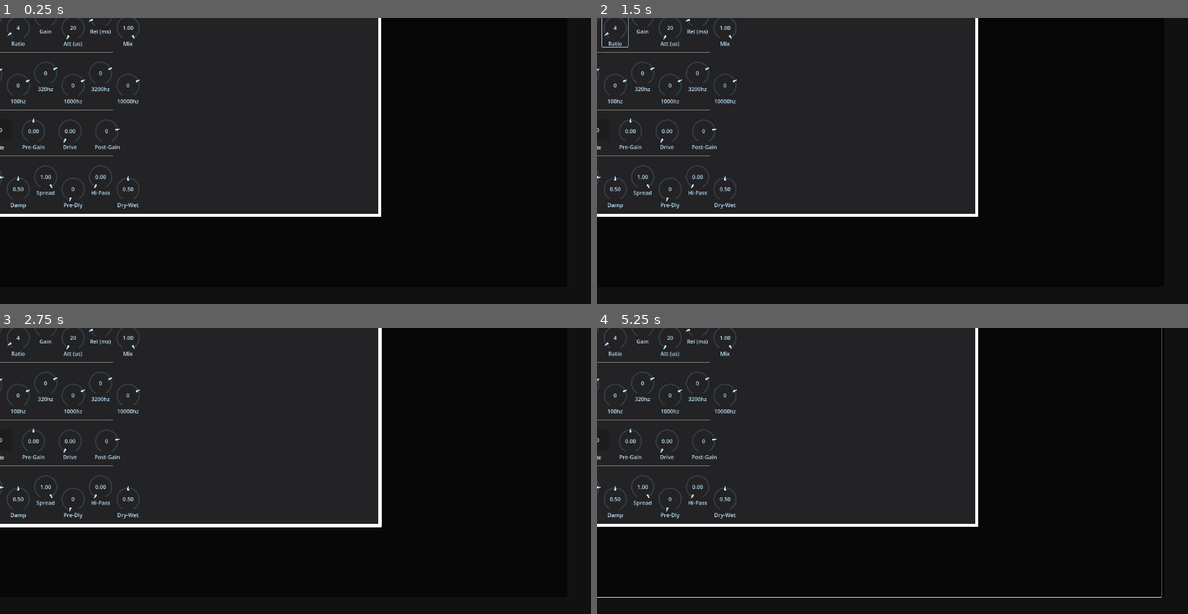
Above: before the commit, frames 1-4 (two rows, left to right).
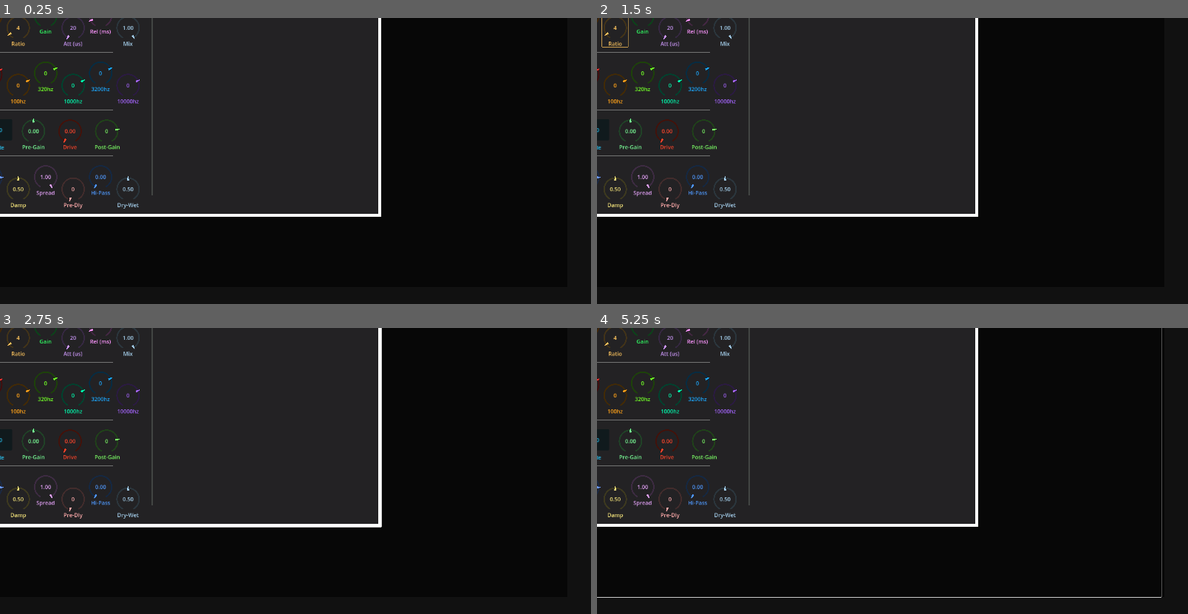
Above: after the commit, the same moments.

Repository: JulienToumieh/bsteppr
Game: Godot game, scene res://scenes/settings_popup.tscn
The game is run twice, just before and just after one commit, with the same random seed, the same clock (stepped at 60 frames per second) and the same inputs. This scene is started directly instead of the project's main scene.
Inputs (mouse positions are in pixels of both pictures, inside the frame that each line leads up to):
- Up to frame 1 (0.25 s): no input
- Up to frame 2 (1.5 s): click (750, 92) at 0.5 s; click (614, 32) at 1.27 s
- Up to frame 3 (2.75 s): click (153, 402) at 2 s
- Up to frame 4 (5.25 s): click (614, 342) at 2.77 s; click (750, 402) at 3.5 s; click (614, 342) at 4.27 s; tap Enter at 5 s; move the mouse to (1022, 456) at 5.02 s; tap Space (start-stop) at 5.1 s; click (1022, 456) at 5.17 s

The runs differ from the first frame. In frame 1, 1.3% of the frame differs, in the area x 0-26%, y 0-67%; in frame 2, 1.3%; in frame 3, 1.3%; in frame 4, 1.3%.
Error in both runs: Attempt to call function 'updateTrackerPos' in base 'null instance' on a null instance. (res://Globals.gd:207)

Commit message:
Colorful fx knobs

Diff:
--- a/components/knob.tscn
+++ b/components/knob.tscn
@@ -5,7 +5,7 @@
 [ext_resource type="Texture2D" uid="uid://ddwodawk8kg6l" path="res://assets/knob arrow.svg" id="3_rmk36"]
 
 [node name="Knob" type="Node2D"]
-modulate = Color(0.73251, 0.891023, 1, 1)
+modulate = Color(0.647767, 0.812602, 0.925926, 1)
 scale = Vector2(0.65, 0.65)
 script = ExtResource("1_hcu6u")
 
--- a/scenes/settings_popup.tscn
+++ b/scenes/settings_popup.tscn
@@ -56,7 +56,7 @@
 position = Vector2(-24, 33)
 
 [node name="enabledVis" type="Sprite2D" parent="Compressor"]
-modulate = Color(0.250419, 0.654321, 0.609443, 1)
+modulate = Color(0.32556, 0.647101, 0.73251, 1)
 position = Vector2(-492, -217)
 scale = Vector2(72, 48)
 texture = ExtResource("1_qnq13")
@@ -70,6 +70,7 @@
 flat = true
 
 [node name="Thresh" parent="Compressor" instance=ExtResource("3_go0pl")]
+modulate = Color(1, 0.618402, 0.164609, 1)
 position = Vector2(-400, -232)
 fxName = "Compressor"
 fxAttr = "threshold"
@@ -78,6 +79,7 @@
 defaultVal = 0.0
 
 [node name="Ratio" parent="Compressor" instance=ExtResource("3_go0pl")]
+modulate = Color(1, 0.774577, 0.37037, 1)
 position = Vector2(-328, -200)
 fxName = "Compressor"
 fxAttr = "ratio"
@@ -85,6 +87,7 @@
 defaultVal = 4.0
 
 [node name="Gain" parent="Compressor" instance=ExtResource("3_go0pl")]
+modulate = Color(0.1893, 1, 0.389473, 1)
 position = Vector2(-256, -232)
 fxName = "Compressor"
 fxAttr = "gain"
@@ -93,6 +96,7 @@
 defaultVal = 0.0
 
 [node name="Att (us)" parent="Compressor" instance=ExtResource("3_go0pl")]
+modulate = Color(0.82142, 0.609053, 1, 1)
 position = Vector2(-184, -200)
 fxName = "Compressor"
 fxAttr = "attack_us"
@@ -101,6 +105,7 @@
 defaultVal = 20.0
 
 [node name="Rel (ms)" parent="Compressor" instance=ExtResource("3_go0pl")]
+modulate = Color(0.994919, 0.588477, 1, 1)
 position = Vector2(-112, -232)
 fxName = "Compressor"
 fxAttr = "release_ms"
@@ -125,7 +130,7 @@
 position = Vector2(-24, 320)
 
 [node name="enabledVis" type="Sprite2D" parent="Distortion"]
-modulate = Color(0.250419, 0.654321, 0.609443, 1)
+modulate = Color(0.855967, 0.271841, 0.207827, 1)
 position = Vector2(-492, -216)
 scale = Vector2(72, 48)
 texture = ExtResource("1_qnq13")
@@ -139,6 +144,7 @@
 flat = true
 
 [node name="Pre-Gain" parent="Distortion" instance=ExtResource("3_go0pl")]
+modulate = Color(0.477366, 1, 0.593507, 1)
 position = Vector2(-288, -216)
 fxName = "Distortion"
 fxAttr = "pre_gain"
@@ -147,6 +153,7 @@
 defaultVal = 0.0
 
 [node name="Drive" parent="Distortion" instance=ExtResource("3_go0pl")]
+modulate = Color(1, 0.267744, 0.164609, 1)
 position = Vector2(-192, -216)
 fxName = "Distortion"
 fxAttr = "drive"
@@ -154,6 +161,7 @@
 defaultVal = 0.0
 
 [node name="Post-Gain" parent="Distortion" instance=ExtResource("3_go0pl")]
+modulate = Color(0.488188, 1, 0.399177, 1)
 position = Vector2(-96, -216)
 fxName = "Distortion"
 fxAttr = "post_gain"
@@ -162,6 +170,7 @@
 defaultVal = 0.0
 
 [node name="bDistMode" type="Button" parent="Distortion"]
+modulate = Color(0.160494, 0.803079, 1, 1)
 offset_left = -424.0
 offset_top = -248.0
 offset_right = -344.0
@@ -172,6 +181,7 @@
 fxAttr = "mode"
 
 [node name="Label" type="Label" parent="Distortion"]
+modulate = Color(0.160494, 0.803079, 1, 1)
 offset_left = -416.0
 offset_top = -184.0
 offset_right = -352.0
@@ -191,7 +201,7 @@
 position = Vector2(-24, 184)
 
 [node name="enabledVis" type="Sprite2D" parent="EQ"]
-modulate = Color(0.250419, 0.654321, 0.609443, 1)
+modulate = Color(0.230995, 0.63786, 0.441962, 1)
 position = Vector2(-492, -216)
 scale = Vector2(72, 48)
 texture = ExtResource("1_qnq13")
@@ -205,6 +215,7 @@
 flat = true
 
 [node name="32hz" parent="EQ" instance=ExtResource("3_go0pl")]
+modulate = Color(1, 0.201646, 0.201646, 1)
 position = Vector2(-400, -229)
 fxName = "EQ"
 fxAttr = "band1"
@@ -213,6 +224,7 @@
 defaultVal = 0.0
 
 [node name="100hz" parent="EQ" instance=ExtResource("3_go0pl")]
+modulate = Color(1, 0.631154, 0.0946502, 1)
 position = Vector2(-328, -200)
 fxName = "EQ"
 fxAttr = "band2"
@@ -221,6 +233,7 @@
 defaultVal = 0.0
 
 [node name="320hz" parent="EQ" instance=ExtResource("3_go0pl")]
+modulate = Color(0.445308, 1, 0.152263, 1)
 position = Vector2(-256, -232)
 fxName = "EQ"
 fxAttr = "band3"
@@ -229,6 +242,7 @@
 defaultVal = 0.0
 
 [node name="1000hz" parent="EQ" instance=ExtResource("3_go0pl")]
+modulate = Color(0, 1, 0.691358, 1)
 position = Vector2(-184, -200)
 fxName = "EQ"
 fxAttr = "band4"
@@ -237,6 +251,7 @@
 defaultVal = 0.0
 
 [node name="3200hz" parent="EQ" instance=ExtResource("3_go0pl")]
+modulate = Color(0.106996, 0.658233, 1, 1)
 position = Vector2(-112, -232)
 fxName = "EQ"
 fxAttr = "band5"
@@ -245,6 +260,7 @@
 defaultVal = 0.0
 
 [node name="10000hz" parent="EQ" instance=ExtResource("3_go0pl")]
+modulate = Color(0.648986, 0.395062, 1, 1)
 position = Vector2(-40, -200)
 fxName = "EQ"
 fxAttr = "band6"
@@ -262,7 +278,7 @@
 position = Vector2(-24, 457)
 
 [node name="enabledVis" type="Sprite2D" parent="Reverb"]
-modulate = Color(0.250419, 0.654321, 0.609443, 1)
+modulate = Color(0.76201, 0.488239, 0.765432, 1)
 position = Vector2(-492, -217)
 scale = Vector2(72, 48)
 texture = ExtResource("1_qnq13")
@@ -276,6 +292,7 @@
 flat = true
 
 [node name="Size" parent="Reverb" instance=ExtResource("3_go0pl")]
+modulate = Color(0.415638, 0.603211, 1, 1)
 position = Vector2(-400, -232)
 fxName = "Reverb"
 fxAttr = "room_size"
@@ -283,6 +300,7 @@
 defaultVal = 0.8
 
 [node name="Damp" parent="Reverb" instance=ExtResource("3_go0pl")]
+modulate = Color(0.921811, 0.859991, 0.466596, 1)
 position = Vector2(-328, -201)
 fxName = "Reverb"
 fxAttr = "damping"
@@ -290,6 +308,7 @@
 defaultVal = 0.5
 
 [node name="Spread" parent="Reverb" instance=ExtResource("3_go0pl")]
+modulate = Color(0.91795, 0.650206, 1, 1)
 position = Vector2(-256, -233)
 fxName = "Reverb"
 fxAttr = "spread"
@@ -297,6 +316,7 @@
 defaultVal = 1.0
 
 [node name="Pre-Dly" parent="Reverb" instance=ExtResource("3_go0pl")]
+modulate = Color(1, 0.670782, 0.670782, 1)
 position = Vector2(-184, -201)
 fxName = "Reverb"
 fxAttr = "predelay_msec"
@@ -305,6 +325,7 @@
 defaultVal = 0.0
 
 [node name="Hi-Pass" parent="Reverb" instance=ExtResource("3_go0pl")]
+modulate = Color(0.312757, 0.601229, 1, 1)
 position = Vector2(-112, -233)
 fxName = "Reverb"
 fxAttr = "hipass"
@@ -324,6 +345,11 @@
 offset_right = -48.0
 offset_bottom = -272.0
 text = "Reset"
+
+[node name="1Px7" type="Sprite2D" parent="."]
+modulate = Color(0.257075, 0.271605, 0.26425, 1)
+scale = Vector2(4, 544)
+texture = ExtResource("1_qnq13")
 
 [connection signal="pressed" from="ClosePopup" to="." method="_on_close_popup_pressed"]
 [connection signal="pressed" from="Compressor/bComp" to="." method="_on_b_comp_pressed"]
